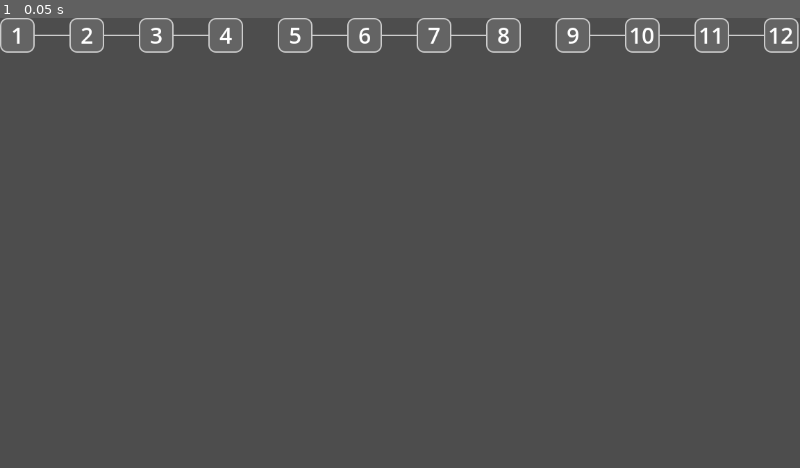
Above: before the commit, frame 1.
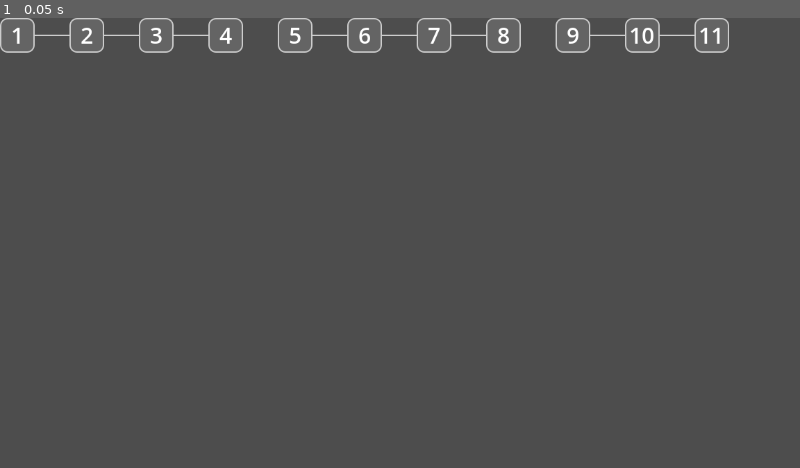
Above: after the commit, the same moment.

Repository: phrasmotica/workout-companion
Game: Godot game, scene res://scenes/phase_counter.tscn
Same seed, same stepped clock (60 frames per second), same inputs: the game is played once before the commit and once after it. This scene is started directly instead of the project's main scene.
Inputs:
- Up to frame 1 (0.05 s): no input

The runs differ from the first frame. In frame 1, 0.1% of the frame differs, in the area x 91-100%, y 0-8%.

Commit message:
Implement current and completed step properties for PhaseCounter

Diff:
--- a/scripts/phase_counter.gd
+++ b/scripts/phase_counter.gd
@@ -14,8 +14,41 @@
         starting_number = maxi(value, 0)
 
         _refresh()
+
+@export
+var current_step := -1:
+    set(value):
+        current_step = clampi(value, -1, _get_step_count())
+
+        _refresh()
+
+@export
+var completed_step := -1:
+    set(value):
+        completed_step = clampi(value, -1, current_step)
+
+        _refresh()
+
 @onready
 var stepper_scene: PackedScene = preload("res://scenes/stepper.tscn")
+
+func _ready() -> void:
+    _refresh()
+
+func _get_step_count() -> int:
+    return workout.phases \
+        .map(func(p: WorkoutPhase): return p.sets) \
+        .reduce(func(accum: int, current: int): return accum + current)
+
+func inc() -> void:
+    current_step += 1
+
+func complete() -> void:
+    completed_step += 1
+
+func stop() -> void:
+    current_step = -1
+    completed_step = -1
 
 func _refresh() -> void:
     if not stepper_scene:
@@ -27,6 +60,7 @@
     var steppers := get_children()
 
     var current_starting_number = starting_number
+    var step_offset := 0
 
     for i in maxi(workout.phases.size(), steppers.size()):
         var stepper: Stepper
@@ -45,7 +79,10 @@
 
             stepper.starting_number = current_starting_number
             stepper.step_count = phase.sets
+            stepper.current_step = current_step - step_offset
+            stepper.completed_step = completed_step - step_offset
 
+            step_offset += phase.sets
             current_starting_number += phase.sets
 
     if steppers.size() > workout.phases.size():
